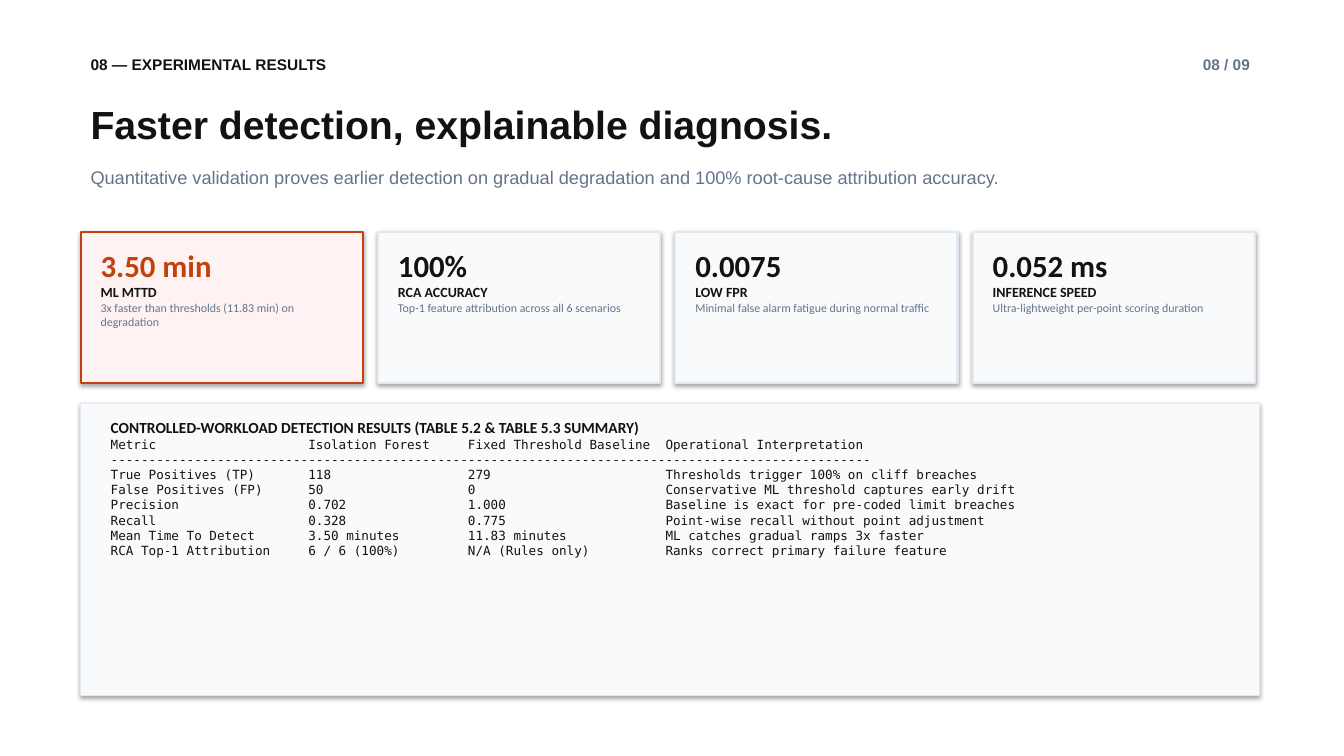
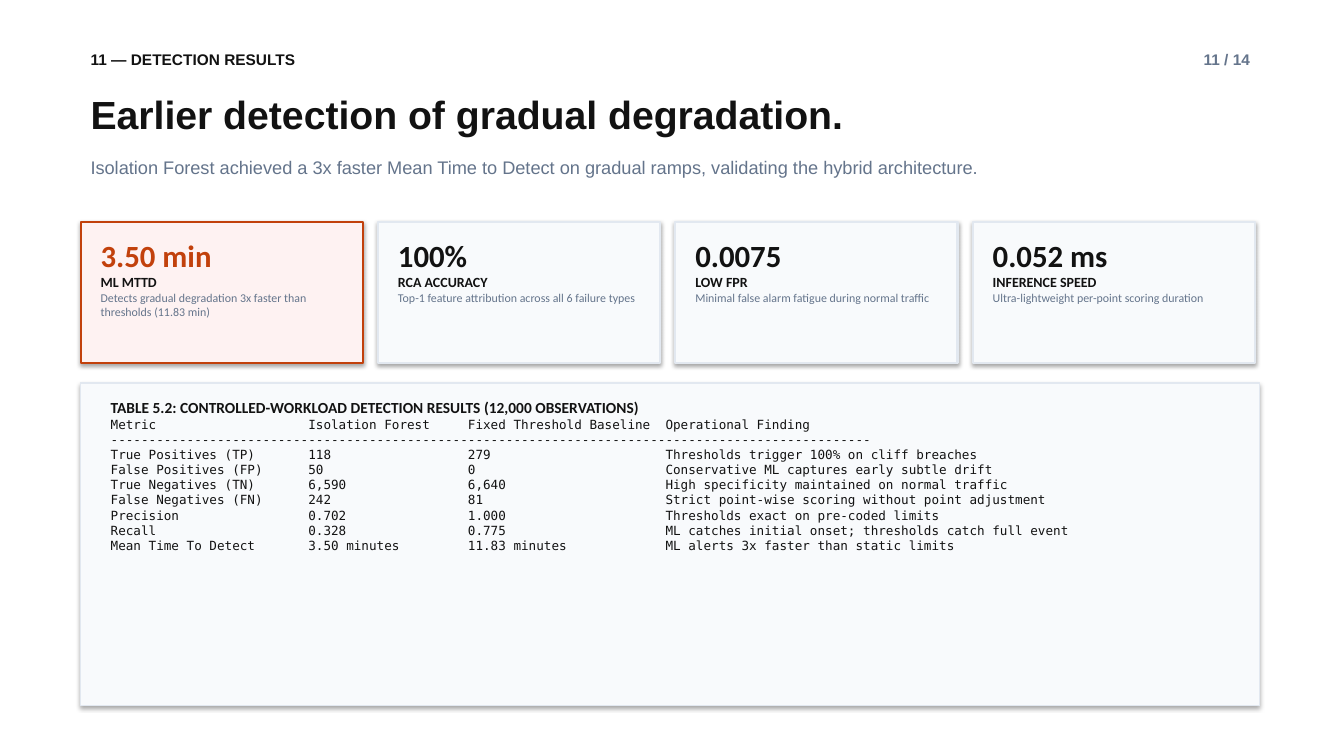
Before and after one commit to Bit06/Enterprise-APM-Dashboard, a slide deck: slide 12 of APM_Project_Presentation.pptx (slide 9 before the commit). Drawn at 1344x756 pixels with LibreOffice and Linux fonts; fonts in the diff are those of the drawing. Boxes give left, top, right and bottom in pixels: in the first picture for what was removed or moved away, otherwise in the second. Text is boxed around its words. In the diff, an @@ line names an element or a change of style, - is before the commit and + after.

```diff
--- a/APM_Project_Presentation.pptx
+++ b/APM_Project_Presentation.pptx
@@ text at (91, 54, 295, 65): text changed @@
-08 — EXPERIMENTAL RESULTS
+11 — DETECTION RESULTS
@@ text removed at (1203, 59, 1250, 70) @@
-08 / 09
@@ text added at (1204, 54, 1250, 65), 11 pt, text #64748B, bold @@
+11 / 14
@@ text at (91, 100, 843, 137): text changed; size 13 to 28 pt; text colour #64748B to #121212; bold on @@
-Quantitative validation proves earlier detection on gradual degradation and 100% root-cause attribution accuracy.
+Earlier detection of gradual degradation.
@@ text removed at (91, 110, 832, 147) @@
-Faster detection, explainable diagnosis.
@@ text added at (91, 161, 978, 178), 13 pt, text #64748B @@
+Isolation Forest achieved a 3x faster Mean Time to Detect on gradual ramps, validating the hybrid architecture.
@@ rectangle: place and size @@
-rectangle at (81, 232, 363, 383)
+rectangle at (81, 222, 363, 363)
@@ text "3.50 min": place and size @@
-text "3.50 min" at (101, 255, 295, 328)
+text "3.50 min" at (101, 245, 306, 318)
@@ rectangle: place and size @@
-rectangle at (378, 232, 660, 383)
+rectangle at (378, 222, 660, 363)
@@ text "100%": place and size @@
-text "100%" at (398, 255, 620, 314)
+text "100%" at (398, 245, 635, 304)
@@ rectangle: place and size @@
-rectangle at (676, 232, 958, 383)
+rectangle at (676, 222, 958, 363)
@@ text "0.0075": place and size @@
-text "0.0075" at (695, 257, 929, 314)
+text "0.0075" at (695, 247, 929, 304)
@@ rectangle: place and size @@
-rectangle at (973, 232, 1255, 383)
+rectangle at (973, 222, 1255, 363)
@@ text "0.052 ms": place and size @@
-text "0.052 ms" at (993, 257, 1203, 314)
+text "0.052 ms" at (993, 247, 1203, 304)
@@ text at (101, 294, 306, 318): text changed @@
-3x faster than thresholds (11.83 min) on degradation
+Detects gradual degradation 3x faster than thresholds (11.83 min)
@@ text at (398, 294, 635, 304): text changed @@
-Top-1 feature attribution across all 6 scenarios
+Top-1 feature attribution across all 6 failure types
@@ rectangle: place and size @@
-rectangle at (81, 403, 1260, 696)
+rectangle at (81, 383, 1260, 706)
@@ text "TABLE 5.2: CONTROLLED-WORKLOAD DETECTION RESULTS ...": place and size @@
-text "TABLE 5.2: CONTROLLED-WORKLOAD DETECTION RESULTS ..." at (111, 421, 1015, 558)
+text "TABLE 5.2: CONTROLLED-WORKLOAD DETECTION RESULTS ..." at (111, 401, 1068, 550)
@@ text at (111, 401, 810, 432): text changed; size 9 to 11 pt; font DejaVu Sans Mono to Calibri; bold on @@
-CONTROLLED-WORKLOAD DETECTION RESULTS (TABLE 5.2 & TABLE 5.3 SUMMARY)
-Metric Isolation Forest Fixed Threshold Baseline Operational Interpretation
+TABLE 5.2: CONTROLLED-WORKLOAD DETECTION RESULTS (12,000 OBSERVATIONS)
+Metric Isolation Forest Fixed Threshold Baseline Operational Finding
@@ text at (111, 464, 1068, 550): text changed @@
-False Positives (FP) 50 0 Conservative ML threshold captures early drift
-Precision 0.702 1.000 Baseline is exact for pre-coded limit breaches
-Recall 0.328 0.775 Point-wise recall without point adjustment
-Mean Time To Detect 3.50 minutes 11.83 minutes ML catches gradual ramps 3x faster
-RCA Top-1 Attribution 6 / 6 (100%) N/A (Rules only) Ranks correct primary failure feature
+False Positives (FP) 50 0 Conservative ML captures early subtle drift
+True Negatives (TN) 6,590 6,640 High specificity maintained on normal traffic
+False Negatives (FN) 242 81 Strict point-wise scoring without point adjustment
+Precision 0.702 1.000 Thresholds exact on pre-coded limits
+Recall 0.328 0.775 ML catches initial onset; thresholds catch full event
+Mean Time To Detect 3.50 minutes 11.83 minutes ML alerts 3x faster than static limits
```
Also in this commit, not shown: 9 other slides changed, 5 slides added, 2 other files.
